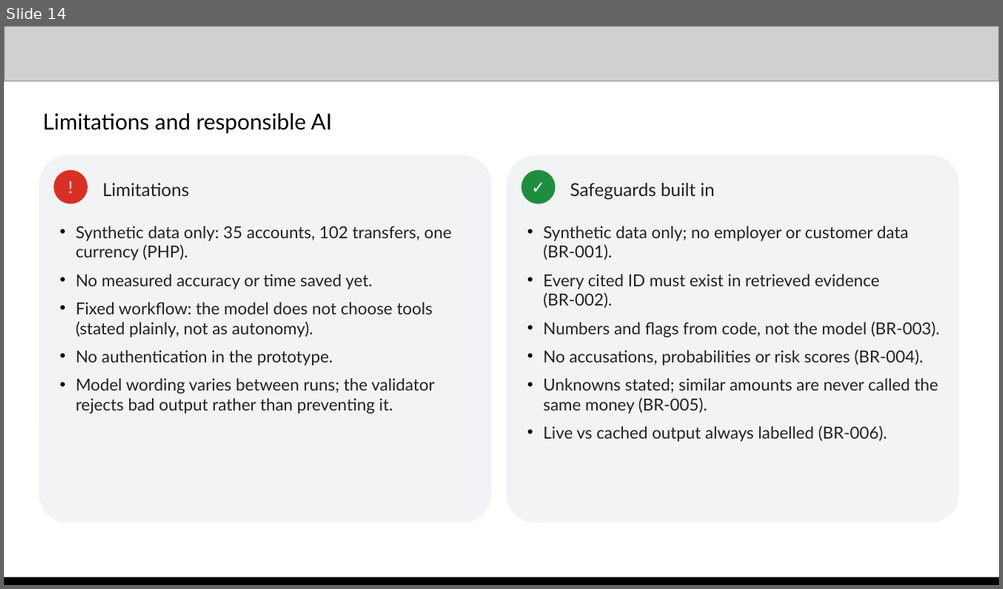
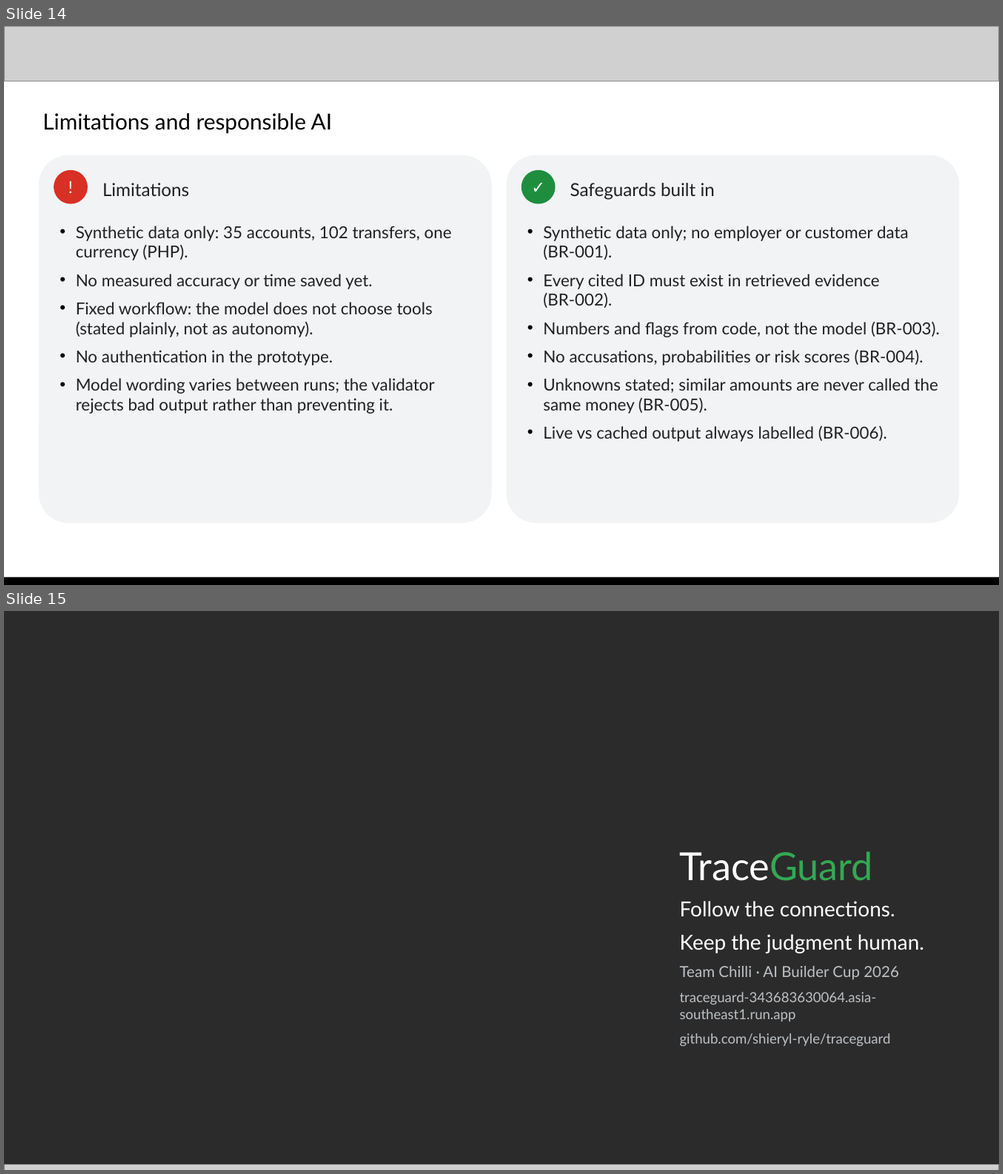
Before and after one commit to shieryl-ryle/traceguard, a slide deck: submission/TraceGuard-proposal.pptx. Shown one above the other, each under a label of ours: slide 14 before the commit, slides 14 and 15 after it. The pictures are 1003x589 and 1003x1174 pixels, drawn with LibreOffice and Linux fonts; fonts in the diff are those of the drawing; grey boxes stand for pictures; background and template pictures are left out; a plain dark background stands for a picture behind light text. Boxes give left, top, right and bottom in pixels: in the first picture for what was removed or moved away, otherwise in the second. Text is boxed around its words. In the diff, an @@ line names an element or a change of style, - is before the commit and + after.

Commit message:
docs(TASK-007): polish the proposal deck for submission
- slide 13: real demo video link (public Drive file) and the portal's "3–4 Minutes" label
- slide 3: "graph tools compute, Gemini explains, the analyst judges" (matches the video)
- slides 8 and 11: one measured latency, 3–9 s at LOW thinking
- slide 7: Google Cloud, Gemini and Vertex AI marks on the architecture
- slide 10: follow-up refusal retaken on C-3, where A-22 actually appears
- slide 2: in -> out -> decision strip; slide 15 closes on the product promise and links
- checklist and screenshot provenance updated; deck passes package validation

```diff
--- a/submission/TraceGuard-proposal.pptx
+++ b/submission/TraceGuard-proposal.pptx
@@ slide 15 added at (4, 611, 999, 1170), background picture (left out) @@
@@ text added at (680, 851, 924, 1047), 10 pt, text #BDC1C6 @@
+TraceGuard
+Follow the connections.
+Keep the judgment human.
+Team Chilli · AI Builder Cup 2026
+traceguard-343683630064.asia-southeast1.run.app
+github.com/shieryl-ryle/traceguard
@@ picture added at (4, 1165, 999, 1170) @@
```
Also in this commit, not shown: 7 slides changed, 1 slide removed, 7 other files.
